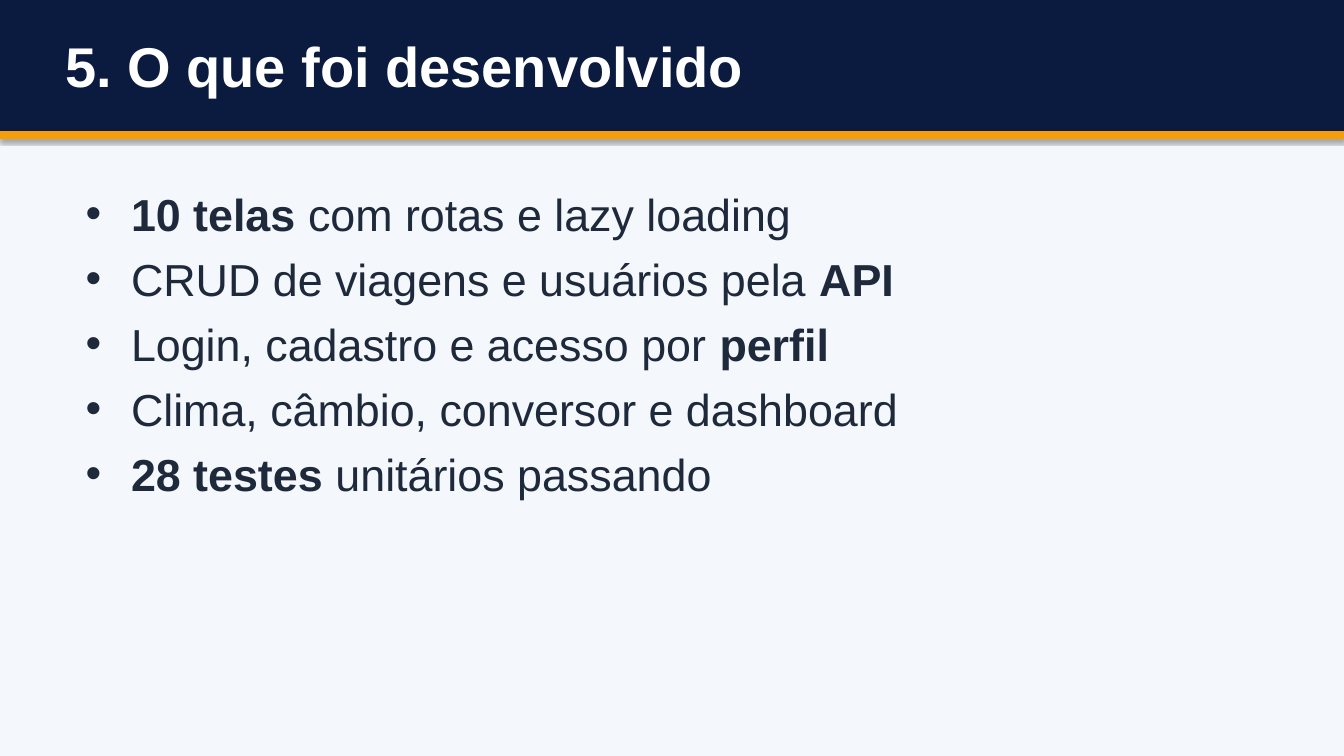
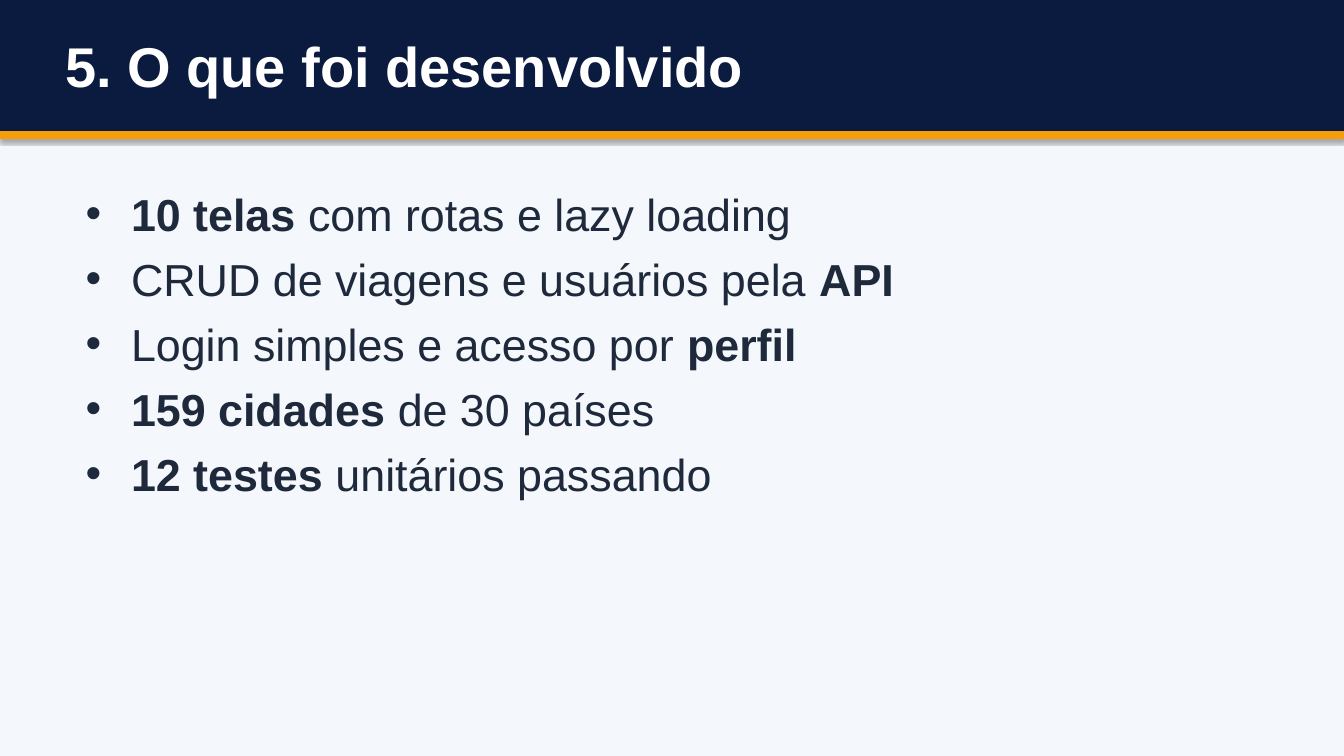
Before and after one commit to DaviTeixeiraR/skyfare, a slide deck: slide 6 of docs/trabalho-final/Apresentacao Skyfare.pptx. Drawn at 1344x756 pixels with LibreOffice and Linux fonts; fonts in the diff are those of the drawing. Boxes give left, top, right and bottom in pixels: in the first picture for what was removed or moved away, otherwise in the second. Text is boxed around its words. In the diff, an @@ line names an element or a change of style, - is before the commit and + after.

Commit message:
docs: atualiza os slides com o código simplificado e os 12 testes

```diff
--- a/docs/trabalho-final/Apresentacao Skyfare.pptx
+++ b/docs/trabalho-final/Apresentacao Skyfare.pptx
@@ text at (131,328,796,499): text changed @@
-• Login, cadastro e acesso por perfil
-• Clima, câmbio, conversor e dashboard
-• 28 testes unitários passando
+• Login simples e acesso por perfil
+• 159 cidades de 30 países
+• 12 testes unitários passando
```
Also in this commit, not shown: 5 other slides changed.
